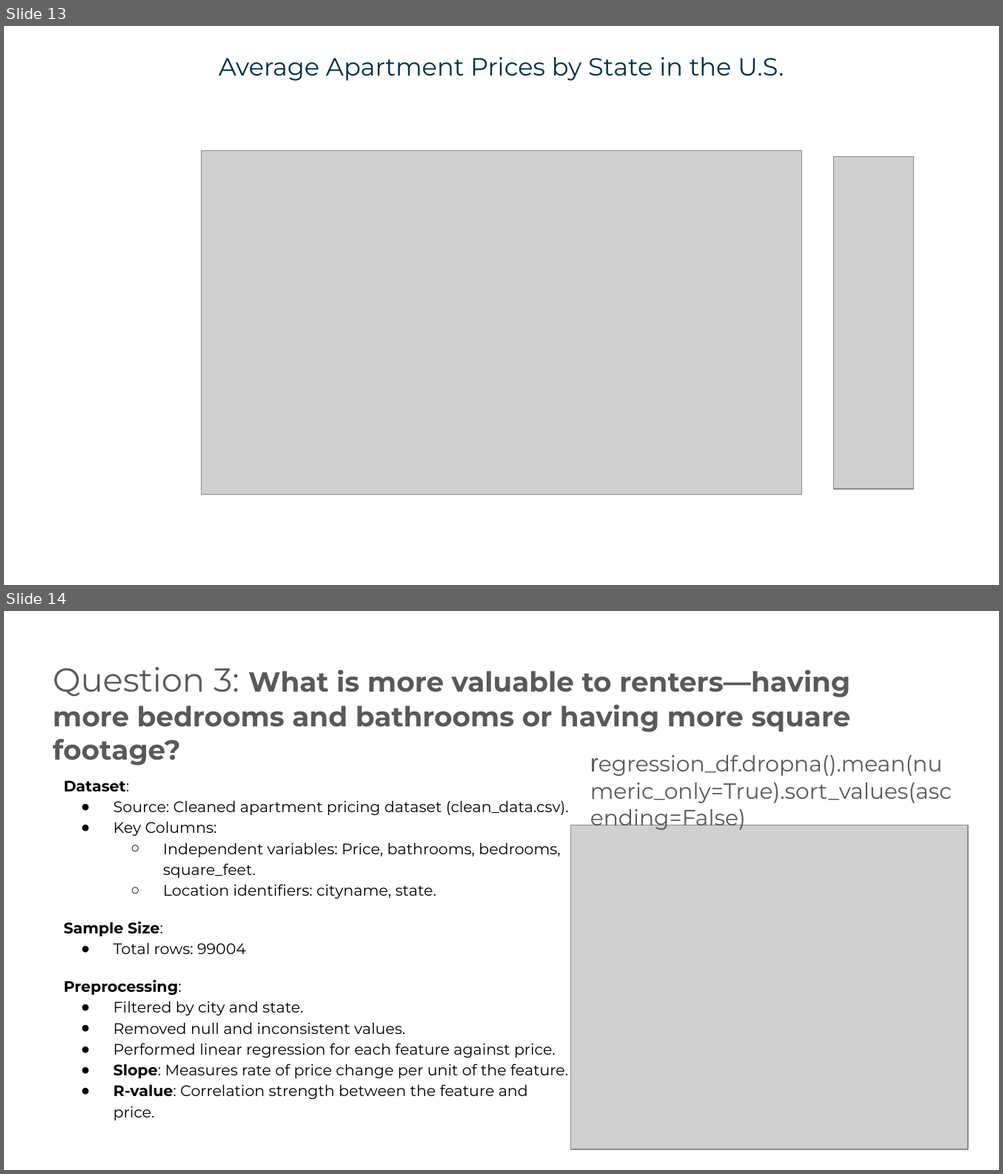
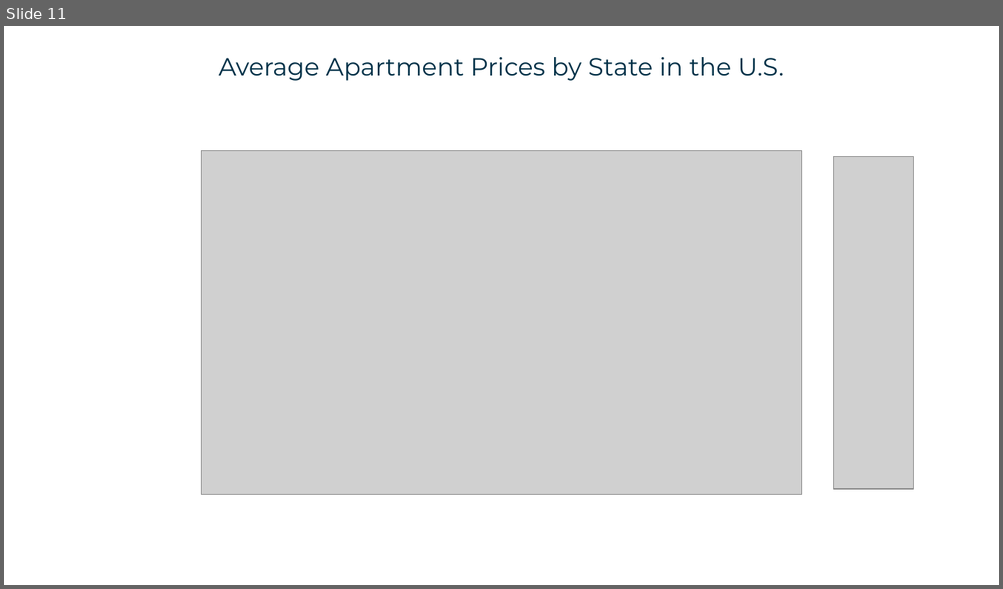
Before and after one commit to tghcb9/dataanalytics-project1-group6, a slide deck: submission/presentation/docs/Project 1 Presentation - Group 6.pptx. Shown one above the other, each under a label of ours: slides 13 and 14 before the commit, slide 11 after it. The pictures are 1003x1174 and 1003x589 pixels, drawn with LibreOffice and Linux fonts; fonts in the diff are those of the drawing; grey boxes stand for pictures. Boxes give left, top, right and bottom in pixels: in the first picture for what was removed or moved away, otherwise in the second. Text is boxed around its words. In the diff, an @@ line names an element or a change of style, - is before the commit and + after.

```diff
--- a/submission/presentation/docs/Project 1 Presentation - Group 6.pptx
+++ b/submission/presentation/docs/Project 1 Presentation - Group 6.pptx
@@ slide 14 removed at box(4, 611, 999, 1170), background #FFFFFF @@
@@ text removed at box(53, 667, 851, 732) @@
-Question 3: What is more valuable to renters—having more bedrooms and bathrooms or having more square footage?
@@ text removed at box(590, 755, 951, 831) @@
-regression_df.dropna().mean(numeric_only=True).sort_values(ascending=False)
@@ text removed at box(64, 780, 569, 1121) @@
-Dataset:
-● Source: Cleaned apartment pricing dataset (clean_data.csv).
-● Key Columns:
-  ○ Independent variables: Price, bathrooms, bedrooms, square_feet.
-  ○ Location identifiers: cityname, state.
-Sample Size:
-● Total rows: 99004
-Preprocessing:
-● Filtered by city and state.
-● Removed null and inconsistent values.
-● Performed linear regression for each feature against price.
-● Slope: Measures rate of price change per unit of the feature.
-● R-value: Correlation strength between the feature and price.
@@ picture removed at box(571, 826, 967, 1150) @@
@@ what was slide 13 is now slide 11 @@
```
Also in this commit, not shown: 11 slides changed, 7 slides added, 4 other slides removed, 3 other files.
